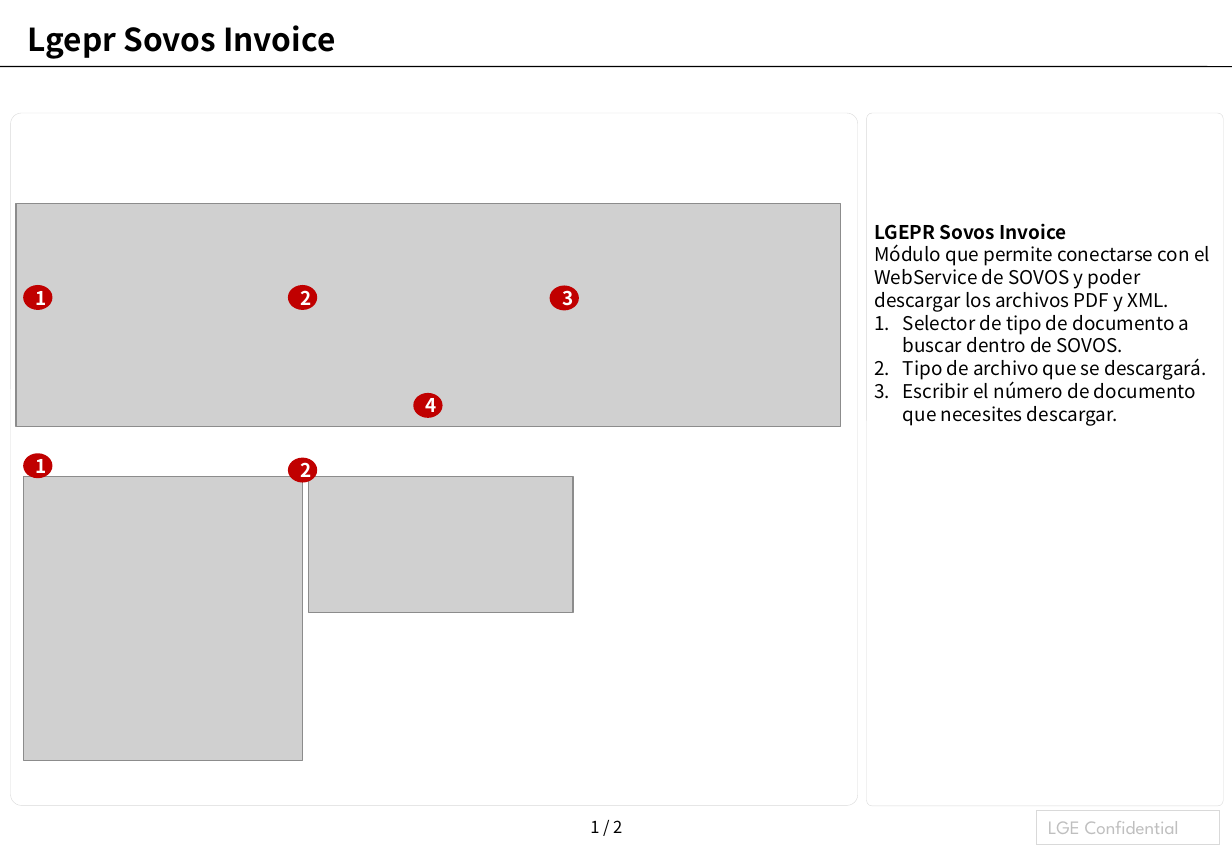
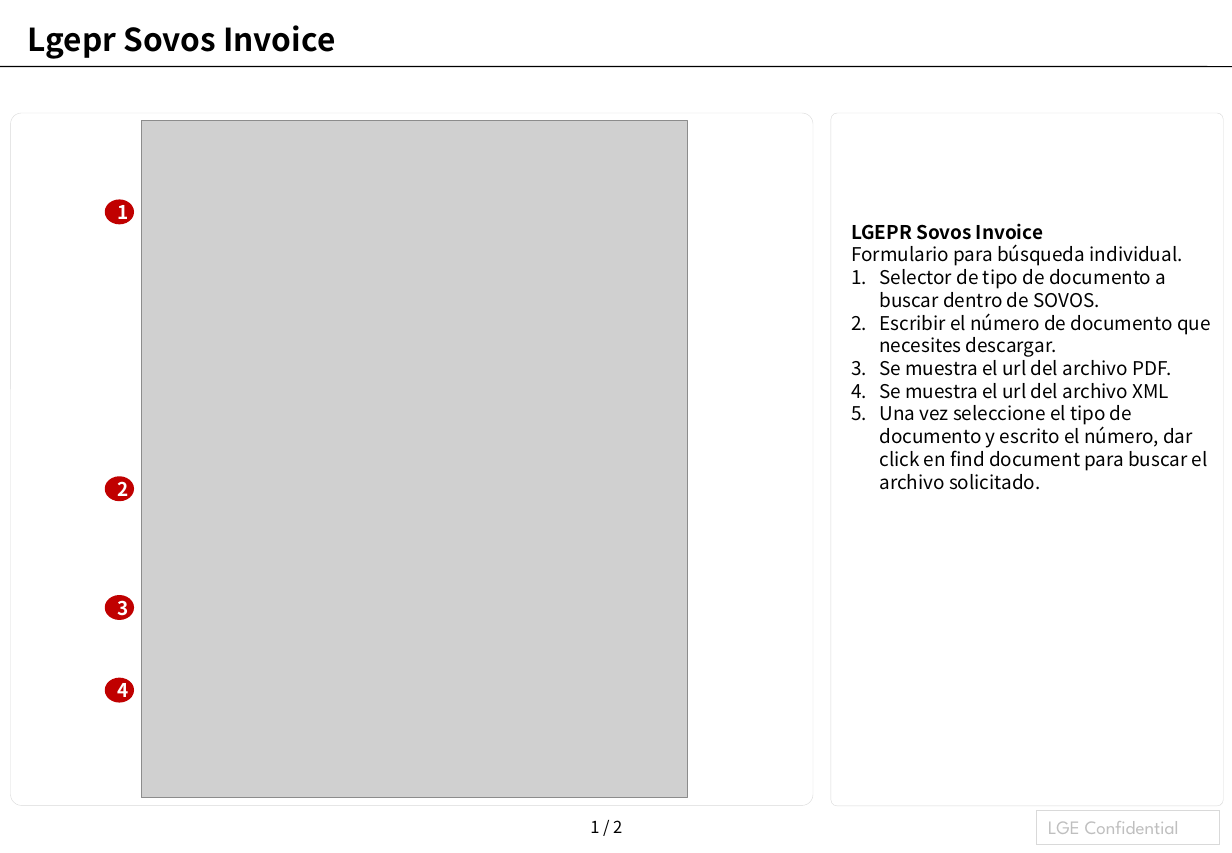
Before and after one commit to laparkaes/lgperu, a slide deck: slide 2 of user_manual/module/lgepr_sovos_invoice/lgepr_sovos_invoice_es.pptx. Drawn at 1232x853 pixels with LibreOffice and Linux fonts; fonts in the diff are those of the drawing; grey boxes stand for pictures. Boxes give left, top, right and bottom in pixels: in the first picture for what was removed or moved away, otherwise in the second. Text is boxed around its words. In the diff, an @@ line names an element or a change of style, - is before the commit and + after.

```diff
--- a/user_manual/module/lgepr_sovos_invoice/lgepr_sovos_invoice_es.pptx
+++ b/user_manual/module/lgepr_sovos_invoice/lgepr_sovos_invoice_es.pptx
@@ rounded rectangle: place and size @@
-rounded rectangle at bbox=[10, 113, 858, 805]
+rounded rectangle at bbox=[10, 113, 813, 805]
@@ rounded rectangle: place and size @@
-rounded rectangle at bbox=[867, 113, 1224, 805]
+rounded rectangle at bbox=[832, 113, 1224, 805]
@@ picture added at bbox=[141, 121, 687, 797] @@
@@ picture removed at bbox=[16, 204, 841, 427] @@
@@ ellipse "1": place and size @@
-ellipse "1" at bbox=[25, 287, 51, 308]
+ellipse "1" at bbox=[106, 201, 132, 223]
@@ text "LGEPR Sovos Invoice": place and size @@
-text "LGEPR Sovos Invoice" at bbox=[874, 223, 1210, 426]
+text "LGEPR Sovos Invoice" at bbox=[851, 223, 1211, 490]
@@ text at bbox=[851, 244, 1183, 266]: text changed @@
-Módulo que permite conectarse con el WebService de SOVOS y poder descargar los archivos PDF y XML.
+Formulario para búsqueda individual.
@@ text at bbox=[879, 356, 1208, 490]: paragraphs added @@
+3. Se muestra el url del archivo PDF.
+4. Se muestra el url del archivo XML
+5. Una vez seleccione el tipo de documento y escrito el número, dar click en find document para buscar el archivo solicitado.
@@ text at bbox=[903, 358, 1206, 380]: paragraph removed @@
-2. Tipo de archivo que se descargará.
@@ picture removed at bbox=[24, 477, 303, 760] @@
@@ ellipse removed at bbox=[25, 455, 51, 477] @@
-1
@@ ellipse "2": place and size @@
-ellipse "2" at bbox=[290, 287, 316, 308]
+ellipse "2" at bbox=[106, 478, 132, 499]
@@ ellipse removed at bbox=[290, 460, 316, 481] @@
-2
@@ picture removed at bbox=[309, 477, 573, 613] @@
@@ ellipse "3": place and size @@
-ellipse "3" at bbox=[552, 287, 578, 308]
+ellipse "3" at bbox=[106, 597, 132, 619]
@@ ellipse "4": place and size @@
-ellipse "4" at bbox=[415, 395, 441, 416]
+ellipse "4" at bbox=[106, 679, 132, 701]
```
Also in this commit, not shown: 3 slides added, 1 slide removed, 3 other files.
